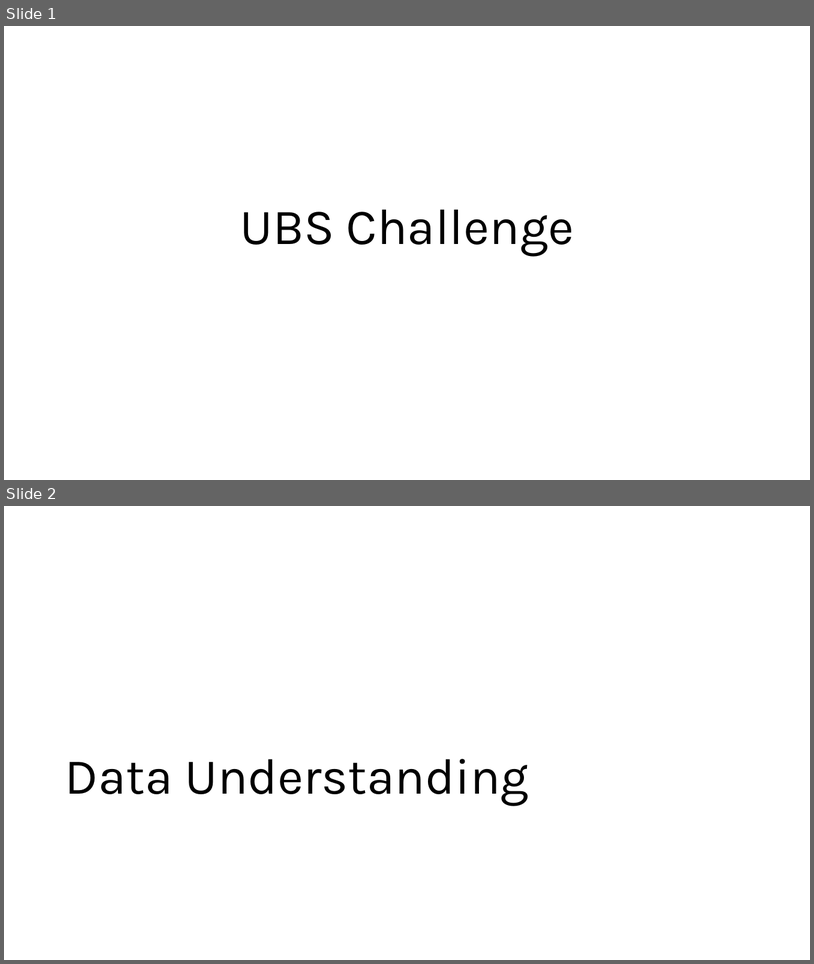
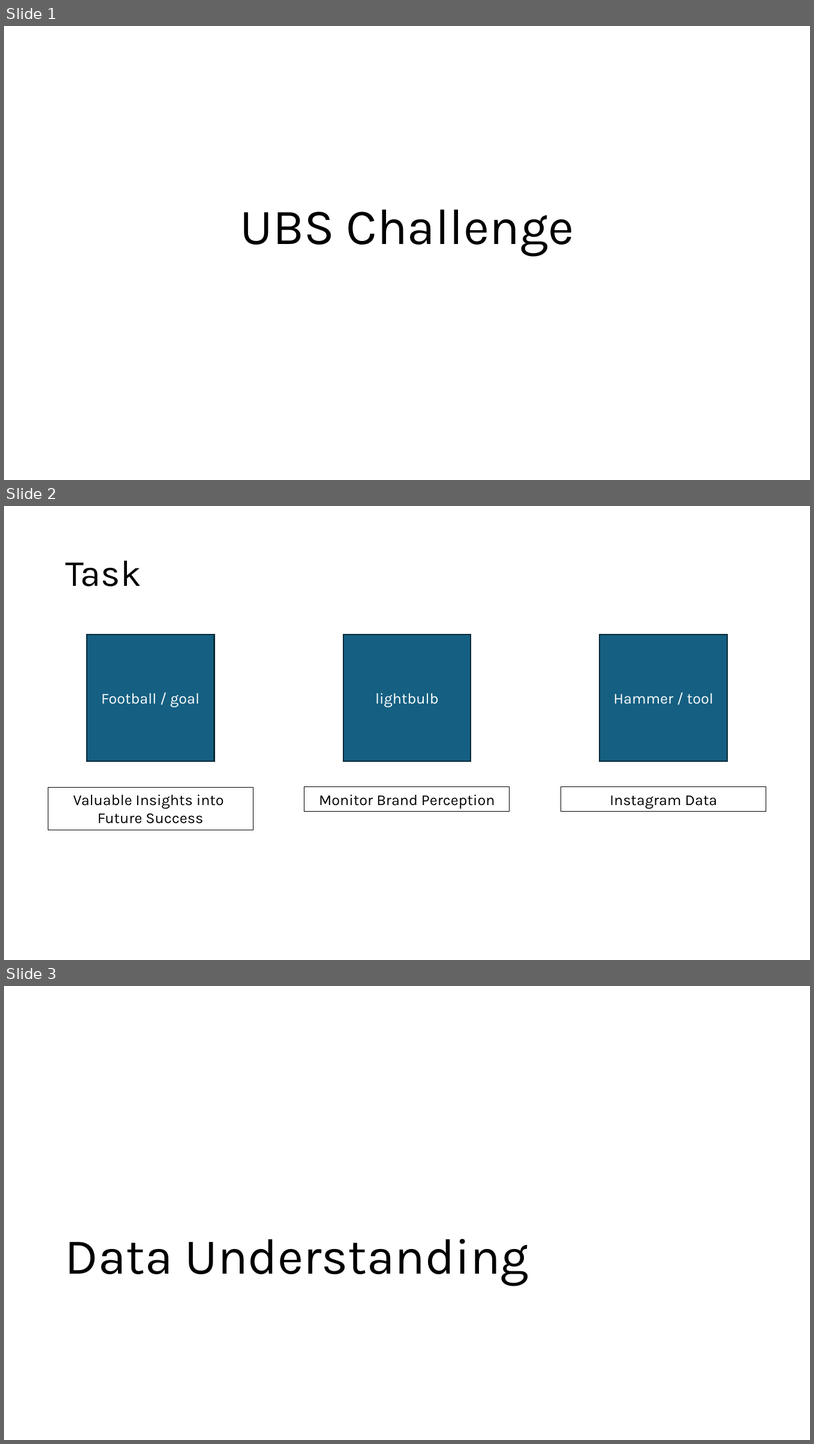
Before and after one commit to noahsta/datathon, a slide deck: docs/GroupPresentation.pptx. Shown one above the other, each under a label of ours: slides 1 and 2 before the commit, slides 1, 2 and 3 after it. The pictures are 814x964 and 814x1444 pixels, drawn with LibreOffice and Linux fonts; fonts in the diff are those of the drawing. Boxes give left, top, right and bottom in pixels: in the first picture for what was removed or moved away, otherwise in the second. Text is boxed around its words. In the diff, an @@ line names an element or a change of style, - is before the commit and + after.

```diff
--- a/docs/GroupPresentation.pptx
+++ b/docs/GroupPresentation.pptx
@@ slide 2 added at (4,506,810,960), background #FFFFFF @@
@@ title added at (65,561,141,586), 44 pt, text #000000 @@
+Task
@@ rectangle added at (87,634,215,760), fill #156082, outline #092A39 1.5 pt, 18 pt, text #FFFFFF @@
+Football / goal
@@ rectangle added at (344,634,471,760), fill #156082, outline #092A39 1.5 pt, 18 pt, text #FFFFFF @@
+lightbulb
@@ rectangle added at (600,634,728,760), fill #156082, outline #092A39 1.5 pt, 18 pt, text #FFFFFF @@
+Hammer / tool
@@ rectangle added at (48,787,253,829), outline #000000 0.75 pt, 18 pt, text #000000 @@
+Valuable Insights into
+Future Success
@@ rectangle added at (305,787,510,811), outline #000000 0.75 pt, 18 pt, text #000000 @@
+Monitor Brand Perception
@@ rectangle added at (561,787,766,811), outline #000000 0.75 pt, 18 pt, text #000000 @@
+Instagram Data
@@ what was slide 2 is now slide 3 @@
```
Also in this commit, not shown: 2 other files.
